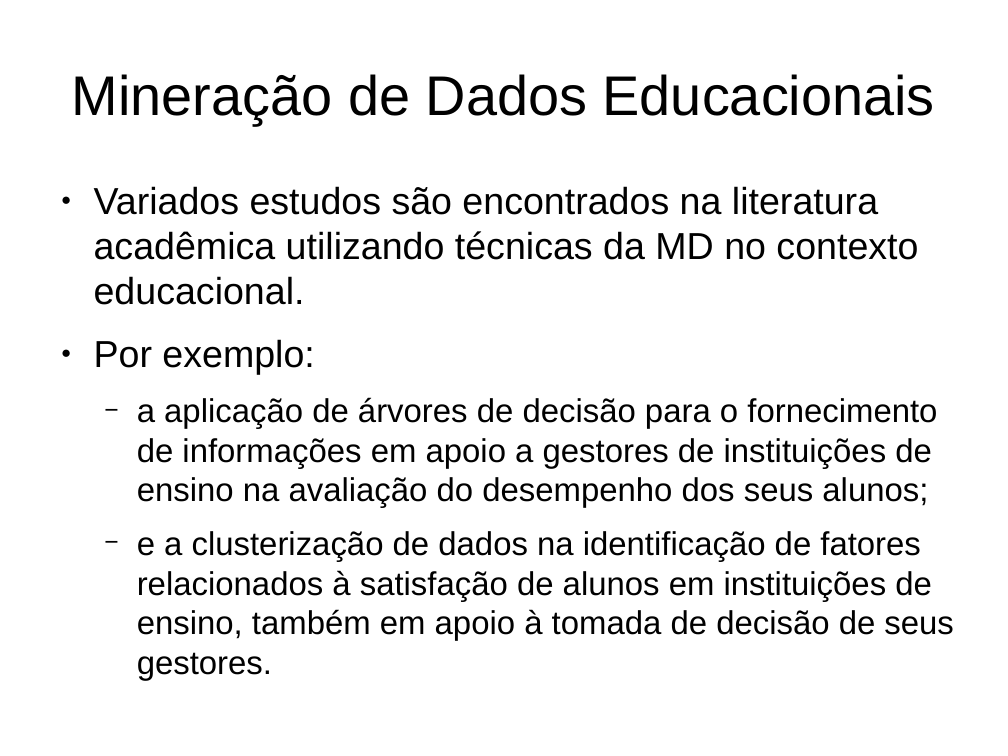
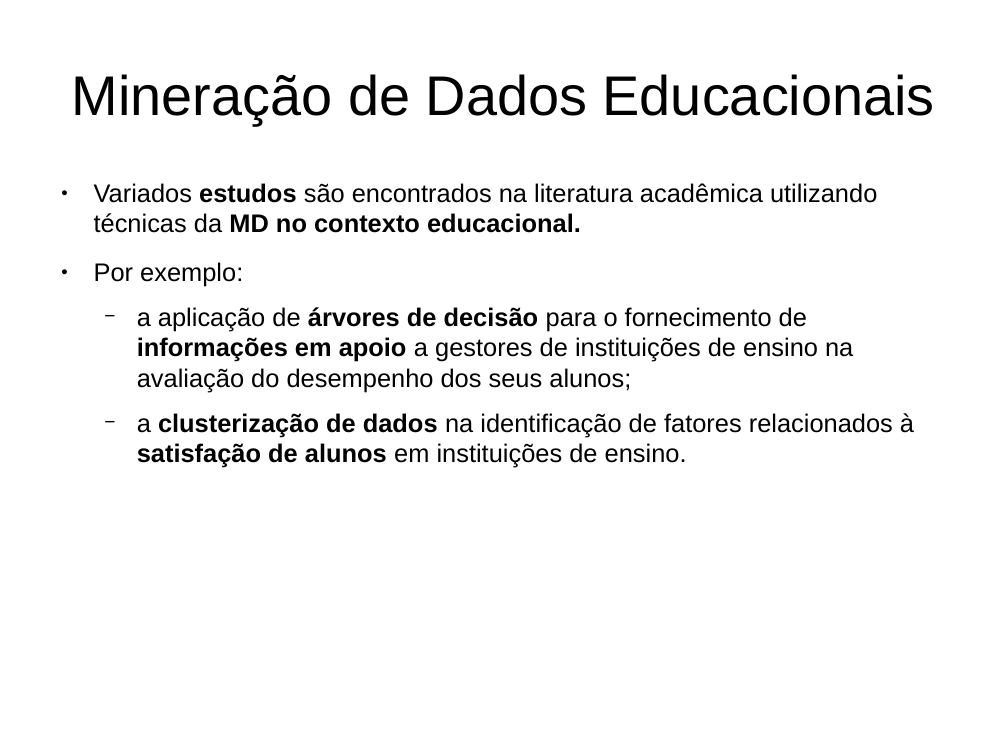
Before and after one commit to alexandre-costa-81/mpdc, a slide deck: slide 10 of mineracao-de-dados-educacionais-nos-resultados-do-enem-de-2015.odp. Drawn at 1008x756 pixels with LibreOffice and Linux fonts; fonts in the diff are those of the drawing. Boxes give left, top, right and bottom in pixels: in the first picture for what was removed or moved away, otherwise in the second. Text is boxed around its words. In the diff, an @@ line names an element or a change of style, - is before the commit and + after.

```diff
--- a/mineracao-de-dados-educacionais-nos-resultados-do-enem-de-2015.odp
+++ b/mineracao-de-dados-educacionais-nos-resultados-do-enem-de-2015.odp
@@ text at (x1=94, y1=183, x2=877, y2=392): size 29.6 to 20 pt in "Variados estudos são encontrados na literatura acadêmica ...", "Por exemplo:"; bold on in "estudos MD no contexto educacional.", "árvores de decisão informações em apoio"; size 25.9 to 20 pt in "a aplicação de árvores de decisão para ..." @@
@@ text at (x1=137, y1=413, x2=914, y2=468): text changed; size 25.9 to 20 pt @@
-  − e a clusterização de dados na identificação de fatores relacionados à satisfação de alunos em instituições de ensino, também em apoio à tomada de decisão de seus gestores.
+  − a clusterização de dados na identificação de fatores relacionados à satisfação de alunos em instituições de ensino.
```
Also in this commit, not shown: 9 other slides changed, 2 other files.
